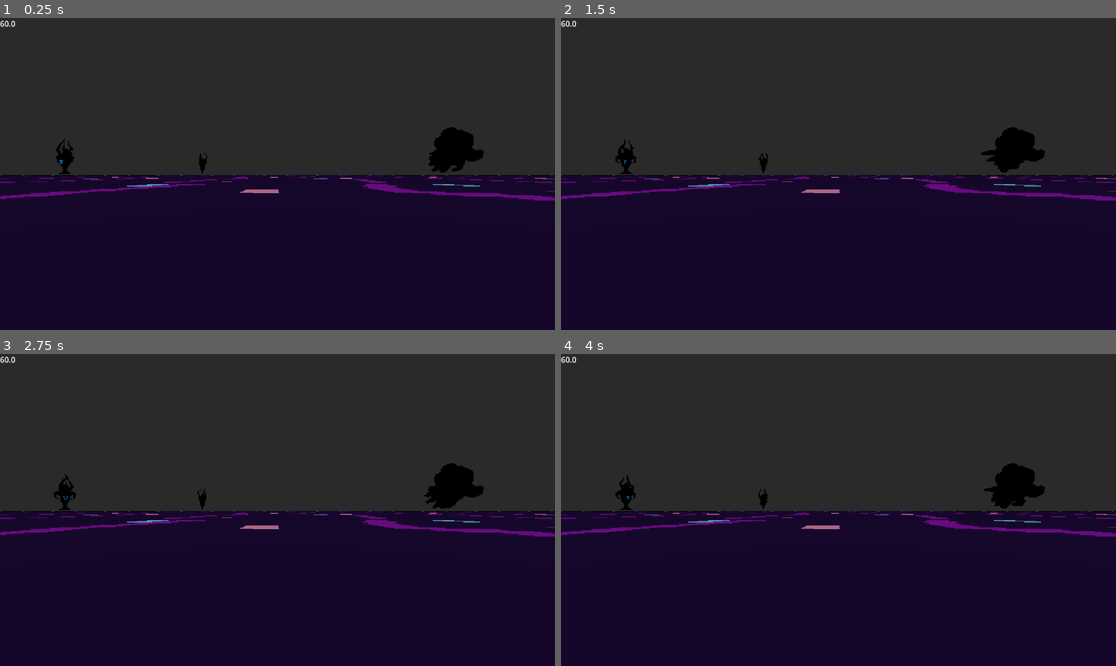
Above: before the commit, frames 1-4 (two rows, left to right).
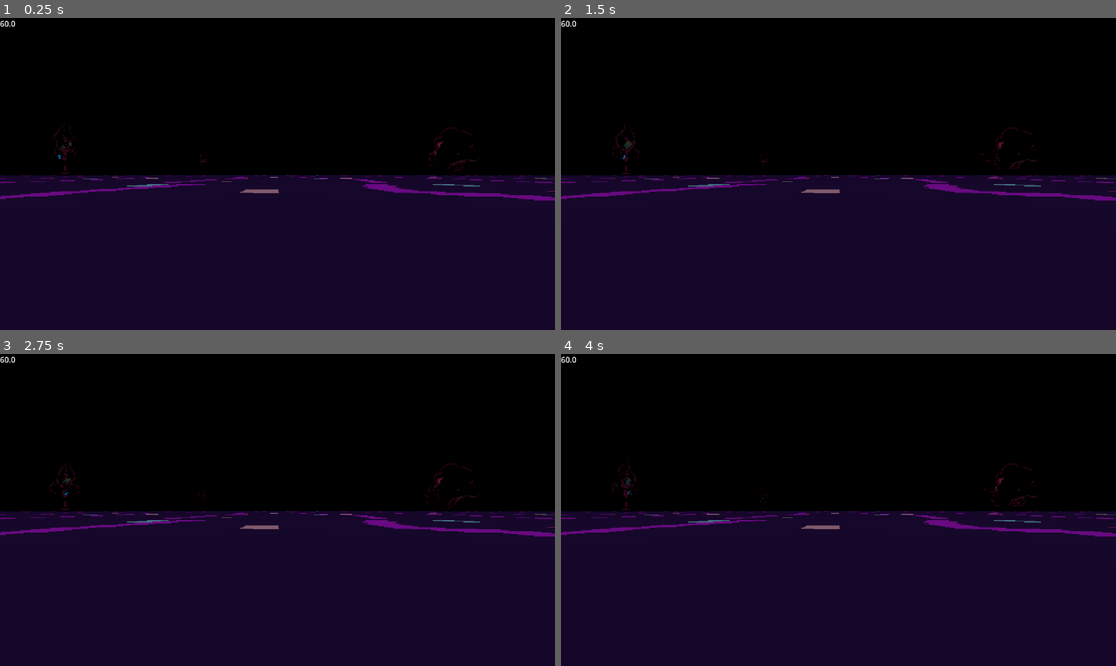
Above: after the commit, the same moments.

Repository: PlayerLegend/pinkamena-diane-daggers
Game: Godot game, scene res://Main.tscn
Two runs of this game, one before a commit and one after it. Both use one fixed random seed, a clock stepped at 60 frames per second and the inputs below. The engine's default icon, where the game draws it, is replaced by a stand-in: a white triangle on a blue panel in a dark square.
Inputs (mouse positions are in pixels of both pictures, inside the frame that each line leads up to):
- Up to frame 1 (0.25 s): no input
- Up to frame 2 (1.5 s): click (760, 52) at 0.52 s; type "12" at 0.6 s; click (999, 52) at 0.75 s; type "12" at 0.83 s; click (638, 39) at 0.98 s; type "12" at 1.07 s; click (672, 39) at 1.27 s; type "12" at 1.35 s
- Up to frame 3 (2.75 s): click (199, 410) at 1.5 s; type "12" at 1.58 s; click (438, 410) at 1.73 s; type "12" at 1.82 s; click "Record Mouse Area" at 2 s
- Up to frame 4 (4 s): click "Record Mouse Area" at 2.75 s; click "Record Mouse Area" at 3.5 s

The runs differ from the first frame. In frame 1, 50% of the frame differs, in the area x 0-100%, y 0-57%; in frame 2, 49%; in frame 3, 49%; in frame 4, 50%.

Commit message:
Polishing resources

Diff:
--- a/BoidManager/skull_1.tres
+++ b/BoidManager/skull_1.tres
@@ -1,13 +1,14 @@
 [gd_resource type="Resource" script_class="BoidType" format=3 uid="uid://ck5s2ghgryskv"]
 
 [ext_resource type="ArrayMesh" uid="uid://mor87fxp7iva" path="res://Skulls/Skull1/skull1.obj" id="1_1qsmd"]
+[ext_resource type="Material" uid="uid://ccxd18s7i7rc6" path="res://Skulls/Skull3/mat_skull_3.tres" id="1_v877s"]
 [ext_resource type="Script" uid="uid://ccb31lioy8b6j" path="res://BoidManager/boid_type.gd" id="2_v877s"]
 
 [resource]
 script = ExtResource("2_v877s")
 type_name = &"skull1"
 mesh = ExtResource("1_1qsmd")
-material_overrides = Array[Material]([null, null, null, null, null])
+material_overrides = Array[Material]([ExtResource("1_v877s"), null])
 alignment_weight = 0.05
 cohesion_weight = 0.1
 projectile_avoidance_weight = 0.8
--- a/BoidManager/skull_2.tres
+++ b/BoidManager/skull_2.tres
@@ -13,7 +13,6 @@
 shader_parameter/period = 0.25
 shader_parameter/pivot_yz = Vector2(0.2, -0.15)
 shader_parameter/albedo_texture = ExtResource("2_ifj2w")
-shader_parameter/flash_color = Color(0.49411765, 0.83137256, 1, 1)
 
 [sub_resource type="ShaderMaterial" id="ShaderMaterial_kipis"]
 render_priority = 0
@@ -23,12 +22,11 @@
 shader_parameter/period = 0.25
 shader_parameter/pivot_yz = Vector2(0.2, -0.15)
 shader_parameter/albedo_texture = ExtResource("2_ifj2w")
-shader_parameter/flash_color = Color(0.49411765, 0.83137256, 1, 1)
 
 [resource]
 script = ExtResource("2_64ecx")
 type_name = &"skull2"
 mesh = ExtResource("1_tce42")
-material_overrides = Array[Material]([SubResource("ShaderMaterial_esx3d"), SubResource("ShaderMaterial_kipis")])
+material_overrides = Array[Material]([SubResource("ShaderMaterial_esx3d"), SubResource("ShaderMaterial_kipis"), null, null])
 max_health = 5
 collision_radius = 0.5
--- a/Main.tscn
+++ b/Main.tscn
@@ -30,6 +30,7 @@
 shader_parameter/screen_render = SubResource("ViewportTexture_2gh4u")
 
 [sub_resource type="Environment" id="Environment_q8hc1"]
+background_mode = 1
 ambient_light_source = 1
 reflected_light_source = 1
 
@@ -66,7 +67,7 @@
 
 [node name="OmniLight3D" type="OmniLight3D" parent="." unique_id=1252718192]
 transform = Transform3D(1, 0, 0, 0, 1, 0, 0, 0, 1, 0, 6.139495, 0)
-omni_range = 29.8926
+omni_range = 81.01641
 
 [node name="DecalCanvas" parent="." unique_id=1855920060 instance=ExtResource("17_sc1dx")]
 
--- a/PlayerController/PlayerController.tscn
+++ b/PlayerController/PlayerController.tscn
@@ -64,6 +64,7 @@
 camera = NodePath("../CamLook/Camera3D")
 
 [node name="OmniLight3D" type="OmniLight3D" parent="." unique_id=1890550292]
-omni_range = 11.200257
+light_color = Color(1, 0.5482348, 0.92884636, 1)
+omni_range = 22.198387
 script = ExtResource("12_87n76")
 _noise = SubResource("NoiseTexture3D_87n76")
--- a/Screen/Screen.gdshader
+++ b/Screen/Screen.gdshader
@@ -31,6 +31,7 @@
     vec3 in_hsv = rgb2hsv(in_rgb);
     vec3 out_hsv = in_hsv;
     out_hsv.z = quantize(out_hsv.z, 6);
+    //out_hsv.y = in_hsv.y / in_hsv.z;
     COLOR = vec4(hsv2rgb(out_hsv), 1.0);
 	// Called for every pixel the material is visible on.
 }
--- a/Skulls/skull.gdshader
+++ b/Skulls/skull.gdshader
@@ -40,9 +40,12 @@
 void fragment() {
     float active = step(flash_effect_time_now, flash_end) * step(0.001, flash_end);
 
-    ALBEDO = texture(albedo_texture, UV).rgb;
     if (active > 0.5) {
         ALBEDO = vec3(0.494, 0.831, 1.0);
         EMISSION = vec3(0.0, 0.573, 0.859);
     }
+    else {
+        ALBEDO = texture(albedo_texture, UV).rgb;
+        //EMISSION = vec3(0.071, 0.0, 0.031) * 0.2;
+    }
 }
--- a/Spiders/Spider1/Spider1.tscn
+++ b/Spiders/Spider1/Spider1.tscn
@@ -27,68 +27,68 @@
 [node name="Spider1" parent="." unique_id=1733763469 instance=ExtResource("2_gyfu0")]
 transform = Transform3D(10.955, 0, 0, 0, 10.955, 0, 0, 0, 10.955, 0, 0, 0)
 
-[node name="SpiderArmature" parent="Spider1" index="0" unique_id=2137328194]
+[node name="SpiderArmature" parent="Spider1" index="0" unique_id=37474570]
 transform = Transform3D(-1, 0, -3.8941437e-07, 0, 1, 0, 3.8941437e-07, 0, -1, 0, 0, 0)
 
-[node name="Skeleton3D" parent="Spider1/SpiderArmature" index="0" unique_id=1678170648]
+[node name="Skeleton3D" parent="Spider1/SpiderArmature" index="0" unique_id=2045685454]
 bones/1/position = Vector3(0.10040778, 0.20028576, 0.079553284)
-bones/1/rotation = Quaternion(0.4776817, -0.47768134, -0.5213639, 0.521364)
-bones/2/rotation = Quaternion(0.03870082, -5.743427e-07, 7.799818e-08, 0.9992509)
-bones/3/rotation = Quaternion(0.07083303, 5.248691e-07, 2.4894473e-07, 0.9974882)
-bones/4/rotation = Quaternion(-0.09097736, -3.282214e-07, 6.250158e-07, 0.99585295)
-bones/5/rotation = Quaternion(0.257397, -1.0962293e-06, 3.9779184e-08, 0.9663058)
-bones/6/rotation = Quaternion(0.67935735, -3.6841865e-07, 1.4936032e-07, -0.73380756)
+bones/1/rotation = Quaternion(0.37989584, -0.3798954, -0.5963886, 0.59638864)
+bones/2/rotation = Quaternion(-0.15505774, -5.785919e-07, -3.4419205e-08, 0.98790544)
+bones/3/rotation = Quaternion(0.04998923, 5.195566e-07, 2.598501e-07, 0.99874985)
+bones/4/rotation = Quaternion(0.032266524, -2.488104e-07, 6.606569e-07, 0.9994793)
+bones/5/rotation = Quaternion(0.30129758, -1.0932649e-06, 8.984595e-08, 0.9535302)
+bones/6/rotation = Quaternion(0.90868586, -3.9753044e-07, -3.2114542e-09, -0.41748062)
 bones/7/position = Vector3(-0.100407794, 0.20028582, 0.07955327)
-bones/7/rotation = Quaternion(0.47768173, 0.47768122, 0.521364, 0.5213641)
-bones/8/rotation = Quaternion(0.03870103, 5.3951936e-07, -4.5291536e-08, 0.99925095)
-bones/9/rotation = Quaternion(0.070832945, -5.1813015e-07, -2.61538e-07, 0.9974882)
-bones/10/rotation = Quaternion(-0.09097736, 3.5016856e-07, -6.2783687e-07, 0.99585295)
-bones/11/rotation = Quaternion(0.25739697, 1.0973476e-06, -4.2527716e-08, 0.96630573)
-bones/12/rotation = Quaternion(0.6793573, 3.6594457e-07, -1.4902412e-07, -0.7338077)
+bones/7/rotation = Quaternion(0.3798957, 0.37989533, 0.59638864, 0.5963887)
+bones/8/rotation = Quaternion(-0.15505747, 5.381064e-07, 5.9782806e-08, 0.98790544)
+bones/9/rotation = Quaternion(0.049989134, -5.125562e-07, -2.7229993e-07, 0.9987498)
+bones/10/rotation = Quaternion(0.032266434, 2.702437e-07, -6.661573e-07, 0.9994793)
+bones/11/rotation = Quaternion(0.30129755, 1.0942565e-06, -9.2642736e-08, 0.9535302)
+bones/12/rotation = Quaternion(0.9086858, 3.951162e-07, 2.5737634e-09, -0.41748086)
 bones/13/position = Vector3(0.09286726, 0.15024193, 0.07107018)
-bones/13/rotation = Quaternion(0.44885635, -0.40858272, -0.6351419, 0.477685)
-bones/14/rotation = Quaternion(-0.11293355, -5.5215867e-07, 1.2073342e-07, 0.9936025)
-bones/15/rotation = Quaternion(0.23500067, 5.9908393e-07, 3.117467e-08, 0.97199523)
-bones/16/rotation = Quaternion(0.4659343, 2.0355522e-07, 6.794073e-07, 0.8848193)
-bones/17/rotation = Quaternion(0.22816625, -1.1045678e-06, 3.9176507e-07, 0.97362226)
-bones/18/rotation = Quaternion(-0.29573643, 3.961989e-07, -6.1066345e-07, 0.9552696)
+bones/13/rotation = Quaternion(0.49702868, -0.47369733, -0.5881802, 0.42733783)
+bones/14/rotation = Quaternion(-0.016795553, -5.331689e-07, 1.7411908e-07, 0.999859)
+bones/15/rotation = Quaternion(0.083406605, 5.7929714e-07, 1.2888847e-07, 0.9965156)
+bones/16/rotation = Quaternion(0.15492822, -1.5471473e-08, 7.1058855e-07, 0.9879258)
+bones/17/rotation = Quaternion(0.22752458, -1.107759e-06, 3.973724e-07, 0.97377235)
+bones/18/rotation = Quaternion(-0.38061655, 4.4221332e-07, -5.8443874e-07, 0.9247329)
 bones/19/position = Vector3(0.07684359, 0.114336625, 0.041850515)
-bones/19/rotation = Quaternion(0.3513261, -0.2511116, -0.7660104, 0.47617322)
-bones/20/rotation = Quaternion(-0.3155188, -5.6309875e-07, -1.1171514e-07, 0.94891936)
-bones/21/rotation = Quaternion(0.24263531, 5.629733e-07, 1.4874476e-07, 0.9701177)
-bones/22/rotation = Quaternion(0.6058413, 2.7112148e-07, 7.589569e-07, 0.79558563)
-bones/23/rotation = Quaternion(0.3291848, -9.688464e-07, 2.7189333e-07, 0.94426554)
-bones/24/rotation = Quaternion(-0.57540697, 3.6933525e-07, -3.73059e-07, 0.8178673)
+bones/19/rotation = Quaternion(0.42867196, -0.380307, -0.7107712, 0.40793556)
+bones/20/rotation = Quaternion(-0.22166449, -5.791723e-07, -8.0525915e-08, 0.97512305)
+bones/21/rotation = Quaternion(0.2618875, 5.8778363e-07, 1.6976811e-07, 0.9650985)
+bones/22/rotation = Quaternion(0.52932817, 1.9410831e-07, 7.6838296e-07, 0.8484173)
+bones/23/rotation = Quaternion(0.24443412, -9.8562e-07, 1.8273794e-07, 0.96966594)
+bones/24/rotation = Quaternion(-0.18498263, 1.6278346e-07, -4.861958e-07, 0.98274183)
 bones/25/position = Vector3(0.057992227, 0.10011037, 0.0126308575)
-bones/25/rotation = Quaternion(0.40988383, -0.2187564, -0.8105461, 0.35658947)
-bones/26/rotation = Quaternion(-0.32139882, -4.4422106e-07, -7.469538e-08, 0.946944)
-bones/27/rotation = Quaternion(0.14328925, 4.544596e-07, 1.18597114e-07, 0.98968095)
-bones/28/rotation = Quaternion(0.49412355, 2.2919964e-07, 6.928972e-07, 0.86939174)
-bones/29/rotation = Quaternion(0.35822698, -1.0443865e-06, 5.5217555e-07, 0.9336345)
-bones/30/rotation = Quaternion(-0.7404148, 6.7099165e-07, -3.0337617e-07, 0.67215025)
+bones/25/rotation = Quaternion(0.4283885, -0.26184106, -0.7976706, 0.33413193)
+bones/26/rotation = Quaternion(-0.311098, -4.5743786e-07, -3.9241204e-08, 0.9503778)
+bones/27/rotation = Quaternion(0.2706478, 4.7564e-07, 4.2594934e-08, 0.96267843)
+bones/28/rotation = Quaternion(0.62364733, 3.5388499e-07, 6.603122e-07, 0.7817058)
+bones/29/rotation = Quaternion(0.26406085, -1.0970309e-06, 4.323699e-07, 0.9645061)
+bones/30/rotation = Quaternion(-0.5138749, 5.9318205e-07, -4.7618818e-07, 0.8578651)
 bones/31/position = Vector3(-0.09286726, 0.15024196, 0.071070164)
-bones/31/rotation = Quaternion(0.4488562, 0.40858263, 0.63514197, 0.47768515)
-bones/32/rotation = Quaternion(-0.11293331, 5.1050216e-07, -8.729392e-08, 0.9936026)
-bones/33/rotation = Quaternion(0.23500058, -5.9056106e-07, -4.2327333e-08, 0.9719953)
-bones/34/rotation = Quaternion(0.46593434, -1.8848715e-07, -6.967894e-07, 0.8848194)
-bones/35/rotation = Quaternion(0.22816642, 1.1145064e-06, -3.9312522e-07, 0.97362226)
-bones/36/rotation = Quaternion(-0.29573613, -3.8996134e-07, 6.0859065e-07, 0.9552697)
+bones/31/rotation = Quaternion(0.49702856, 0.47369725, 0.58818024, 0.42733783)
+bones/32/rotation = Quaternion(-0.016795345, 5.041661e-07, -1.4147416e-07, 0.999859)
+bones/33/rotation = Quaternion(0.08340652, -5.790862e-07, -1.388115e-07, 0.99651563)
+bones/34/rotation = Quaternion(0.15492818, 4.2256374e-08, -7.175622e-07, 0.98792577)
+bones/35/rotation = Quaternion(0.22752474, 1.1147198e-06, -3.9047904e-07, 0.9737724)
+bones/36/rotation = Quaternion(-0.38061622, -4.4016613e-07, 5.7997045e-07, 0.92473316)
 bones/37/position = Vector3(-0.07684359, 0.11433663, 0.041850507)
-bones/37/rotation = Quaternion(0.35132593, 0.25111148, 0.7660105, 0.47617322)
-bones/38/rotation = Quaternion(-0.31551847, 5.238507e-07, 1.4871287e-07, 0.94891953)
-bones/39/rotation = Quaternion(0.24263519, -5.4438766e-07, -1.6007836e-07, 0.9701176)
-bones/40/rotation = Quaternion(0.6058413, -2.5378714e-07, -7.866085e-07, 0.79558563)
-bones/41/rotation = Quaternion(0.3291849, 9.733624e-07, -2.7035028e-07, 0.94426554)
-bones/42/rotation = Quaternion(-0.57540673, -3.518374e-07, 3.6496454e-07, 0.8178675)
+bones/37/rotation = Quaternion(0.42867172, 0.38030684, 0.71077126, 0.40793556)
+bones/38/rotation = Quaternion(-0.22166416, 5.319897e-07, 1.0051086e-07, 0.97512305)
+bones/39/rotation = Quaternion(0.26188743, -5.896823e-07, -1.7254878e-07, 0.9650985)
+bones/40/rotation = Quaternion(0.52932805, -1.8266942e-07, -7.99236e-07, 0.84841734)
+bones/41/rotation = Quaternion(0.2444342, 9.891853e-07, -1.8081332e-07, 0.96966594)
+bones/42/rotation = Quaternion(-0.18498231, -1.6463132e-07, 5.036224e-07, 0.98274195)
 bones/43/position = Vector3(-0.057992224, 0.10011037, 0.0126308575)
-bones/43/rotation = Quaternion(0.40988362, 0.21875632, 0.81054616, 0.35658947)
-bones/44/rotation = Quaternion(-0.3213985, 4.1549933e-07, 6.935079e-08, 0.9469441)
-bones/45/rotation = Quaternion(0.14328918, -4.4941066e-07, -1.01993265e-07, 0.9896809)
-bones/46/rotation = Quaternion(0.4941235, -2.1347347e-07, -6.7666355e-07, 0.86939186)
-bones/47/rotation = Quaternion(0.35822713, 1.0499235e-06, -5.339145e-07, 0.9336345)
-bones/48/rotation = Quaternion(-0.7404145, -6.7356376e-07, 2.924386e-07, 0.67215055)
+bones/43/rotation = Quaternion(0.4283883, 0.261841, 0.79767084, 0.33413196)
+bones/44/rotation = Quaternion(-0.31109774, 4.173817e-07, 5.0854013e-08, 0.95037794)
+bones/45/rotation = Quaternion(0.27064773, -4.6021097e-07, -5.7071098e-08, 0.9626785)
+bones/46/rotation = Quaternion(0.62364733, -3.1557664e-07, -6.764211e-07, 0.78170586)
+bones/47/rotation = Quaternion(0.264061, 1.0920031e-06, -4.3841368e-07, 0.964506)
+bones/48/rotation = Quaternion(-0.5138746, -5.8273474e-07, 4.8824745e-07, 0.85786533)
 
-[node name="SpiderMesh" parent="Spider1/SpiderArmature/Skeleton3D" index="0" unique_id=1673136003]
+[node name="SpiderMesh" parent="Spider1/SpiderArmature/Skeleton3D" index="0" unique_id=1631864999]
 surface_material_override/2 = ExtResource("3_fnqw6")
 script = ExtResource("3_b2s4y")
 
@@ -114,4 +114,9 @@
 shape = SubResource("SphereShape3D_q8hc1")
 script = ExtResource("5_0jc72")
 
+[node name="OmniLight3D" type="OmniLight3D" parent="." unique_id=1054284853]
+transform = Transform3D(1, 0, 0, 0, 1, 0, 0, 0, 1, 0, 2.6223383, -1.6110172)
+light_color = Color(0.9882353, 0.69803923, 0.8235294, 1)
+light_energy = 0.416
+
 [editable path="Spider1"]
--- a/Squids/Squid2/squid2.tscn
+++ b/Squids/Squid2/squid2.tscn
@@ -21,6 +21,7 @@
 metadata/_custom_type_script = "uid://bjcbs7mr6mqi2"
 
 [node name="MeshInstance3D" type="MeshInstance3D" parent="." unique_id=1747775219]
+transform = Transform3D(1.45, 0, 0, 0, 1.45, 0, 0, 0, 1.45, 0, 0, 0)
 mesh = ExtResource("2_a8ki5")
 surface_material_override/0 = ExtResource("7_ndf3c")
 
@@ -38,10 +39,10 @@
 metadata/_custom_type_script = "uid://dour8fehaaugp"
 
 [node name="Marker3D" type="Marker3D" parent="." unique_id=1870367591]
-transform = Transform3D(1, 0, 0, 0, -4.371139e-08, 1, 0, -1, -4.371139e-08, 0, 2.935523, 0)
+transform = Transform3D(1, 0, 0, 0, -4.371139e-08, 1, 0, -1, -4.371139e-08, 0, 3.4596934, 0)
 
 [node name="XtalTarget" parent="." unique_id=1797207347 instance=ExtResource("8_fceyh")]
-transform = Transform3D(1, 0, 0, 0, 0.99248224, 0.12238905, 0, -0.12238905, 0.99248224, 0, 1.348805, -0.44421673)
+transform = Transform3D(1, 0, 0, 0, 0.99248224, 0.12238905, 0, -0.12238905, 0.99248224, 0, 1.8269029, -0.6393358)
 
 [node name="XtalTarget2" parent="." unique_id=1255093399 instance=ExtResource("8_fceyh")]
-transform = Transform3D(1, 0, 0, 0, 0.99254614, -0.12186935, 0, 0.12186935, 0.99254614, 0, 1.349, 0.444)
+transform = Transform3D(1, 0, 0, 0, 0.99254614, -0.12186935, 0, 0.12186935, 0.99254614, 0, 1.827, 0.639)
--- a/Squids/squid.gd
+++ b/Squids/squid.gd
@@ -11,7 +11,7 @@
 @export var spawn_count: Array[int]
 @export var spawn_boid_type: Array[BoidType]
 @export var spawn_rate: float = 0.05
-@export var attack_rate: float = 5 #20
+@export var attack_rate: float = 20
 @export var spawn_output: Node3D
 
 var spawn_cooldown: float
Binary file changed: Arena/tile_emission.png
Not shown, changed: Skulls/Skull1/skull1.mtl
Not shown, changed: Skulls/Skull1/skull1.obj
Binary file added: Skulls/Skull1/skull1.png
Not shown, added: Skulls/Skull1/skull1.png.import
Not shown, changed: Skulls/Skull2/skull2.mtl
Binary file added: Skulls/Skull2/skull2.png
Not shown, added: Skulls/Skull2/skull2.png.import
Binary file changed: Spiders/Spider1/Spider1.glb
Not shown, added: Spiders/Spider1/Spider1.mtl
Not shown, added: Spiders/Spider1/Spider1.obj
Not shown, added: Spiders/Spider1/Spider1.obj.import
(and 8 more such lines)
